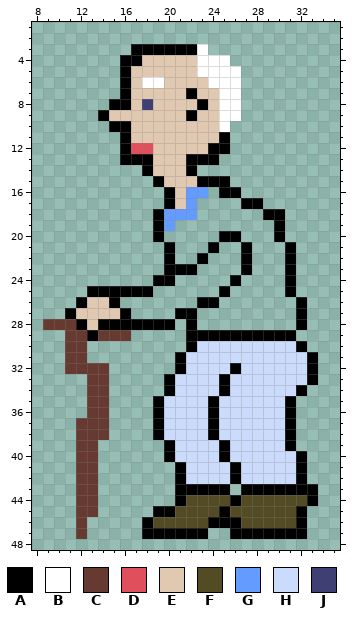
File history of a pixel-art file, circular_game/grandpa theme/grandpa.aseprite. Above is the file before it was changed.
50x50 pixels, 1 frame. Shown: x 8..35, y 1..48.
Palette (. is transparent): A #000000  B #ffffff  C #663931  D #e04f5c  E #e0c8b1  F #524b24  G #639bff  H #cbdbfc  J #3f3f74
Pixels before, first column x 9:
 3 ........AAAAAAB..........
 4 .......AAEEEEEBBB........
 5 .......AEEEEEEBBBB.......
 6 .......AEBBEEEEBBB.......
 7 .......AEEEEEAEEBB.......
 8 ......AAEJEEEEAEBB.......
 9 .....AEEEEEEEAEEBB.......
10 ......AAEEEEEEEEB........
11 .......AEEEEEEEEA........
12 .......ADDEEEEEAA........
13 .......AAAEEEAAA.........
14 .........AEEEA...........
15 ..........AEEEAAA........
16 ...........AEGG.AA.......
17 ...........AEG....AA.....
18 ..........AGGG......AA...
19 ..........AG.........A...
20 ..........A.....AA...A...
21 ...........A...A..A...A..
22 ...........A..A...A...A..
23 ...........AAA....A...A..
24 ..........AA.....A....A..
25 ....AAAAAA......A.....A..
26 ...AEEA.......AA.......A.
27 ..AEEEEA....AA.........A.
28 CCCAEAAAAAAA.A.........A.
29 ..CCACCC.....AAAAAAAAAA..
30 ..CC.........AHHHHHHHHHA.
31 ..CC........AHHHHHHHHHHHA
32 ..CCCC......AHHHHAHHHHHHA
33 ....CC.....AHHHHAHHHHHHHA
34 ....CC.....AHHHHAHHHHHHA.
35 ....CC....AHHHHAHHHHHHA..
36 ....CC....AHHHHAHHHHHHA..
37 ...CCC....AHHHHAHHHHHHA..
38 ...CCC....AHHHHAHHHHHHA..
39 ...CC......AHHHHAHHHHHA..
40 ...CC......AHHHHAHHHHHHA.
41 ...CC.......AHHHHAHHHHHA.
42 ...CC.......AHHHHAHHHHHA.
43 ...CC.......AAAAA.AAAAAAA
44 ...CC.......AFFFFAFFFFFFA
45 ...CC.....AAFFFFAFFFFFFA.
46 ...C.....AFFFFFAAAFFFFFA.
47 ...C.....AAAAAA..AAAAAAA.
And afterwards:
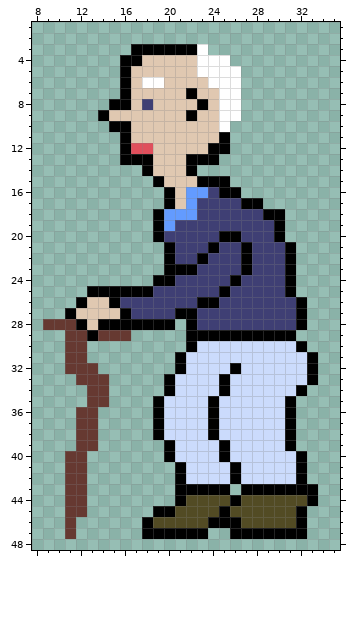
The edit:
y 16: x 24 . -> J
y 17: x 23..26 .... -> JJJJ
y 18: x 23..28 ...... -> JJJJJJ
y 19: x 21..29 ......... -> JJJJJJJJJ
y 20: x 20..24 ..... -> JJJJJ; x 27..29 ... -> JJJ
y 21: x 21..23 ... -> JJJ; x 25..26 .. -> JJ; x 28..30 ... -> JJJ
y 22: x 21..22 .. -> JJ; x 24..26 ... -> JJJ; x 28..30 ... -> JJJ
y 23: x 23..26 .... -> JJJJ; x 28..30 ... -> JJJ
y 24: x 21..25 ..... -> JJJJJ; x 27..30 .... -> JJJJ
y 25: x 19..24 ...... -> JJJJJJ; x 26..30 ..... -> JJJJJ
y 26: x 16..22 ....... -> JJJJJJJ; x 25..31 ....... -> JJJJJJJ
y 27: x 17..20 .... -> JJJJ; x 23..31 ......... -> JJJJJJJJJ
y 28: x 23..31 ......... -> JJJJJJJJJ
y 32: x 14 C -> .
y 33: x 12 . -> C
y 36: x 12 . -> C; x 14 C -> .
y 37..38: x 14 C -> .
y 40..45: x 11 . -> C; x 13 C -> .
y 46..47: x 11..12 .C -> C.
Pixel boxes of the changes (left, top, right, bottom) in both pictures:
added: (120, 187, 296, 330)
changed: (65, 363, 109, 539)
